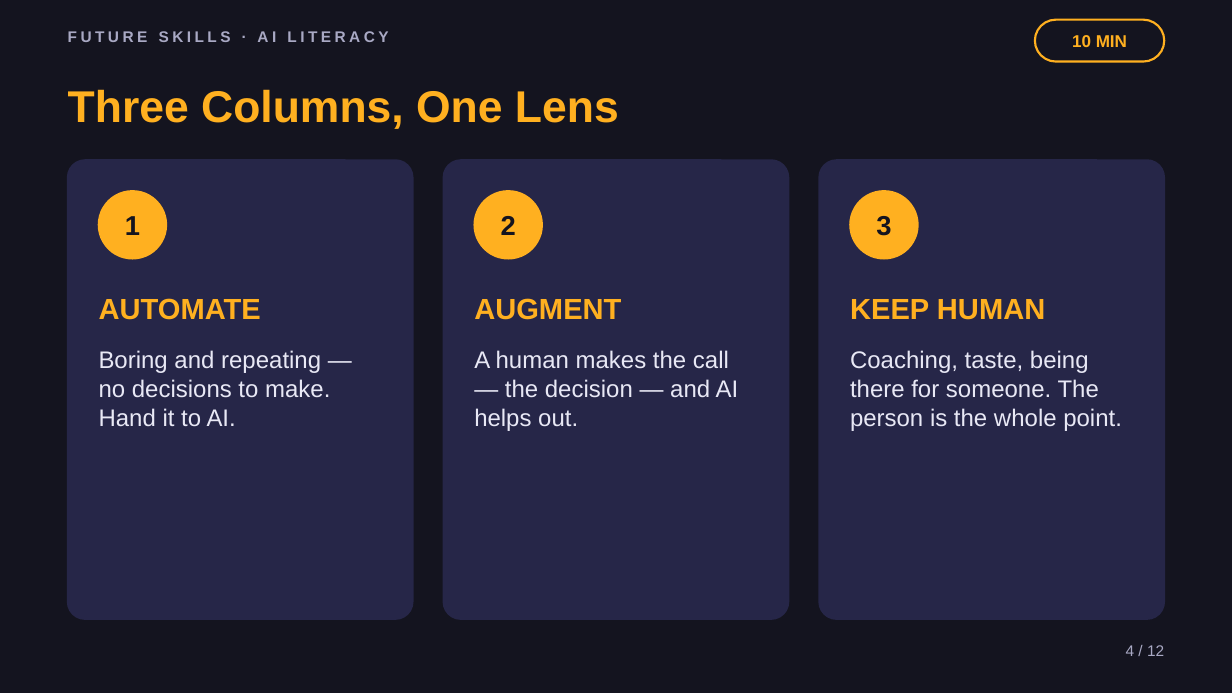
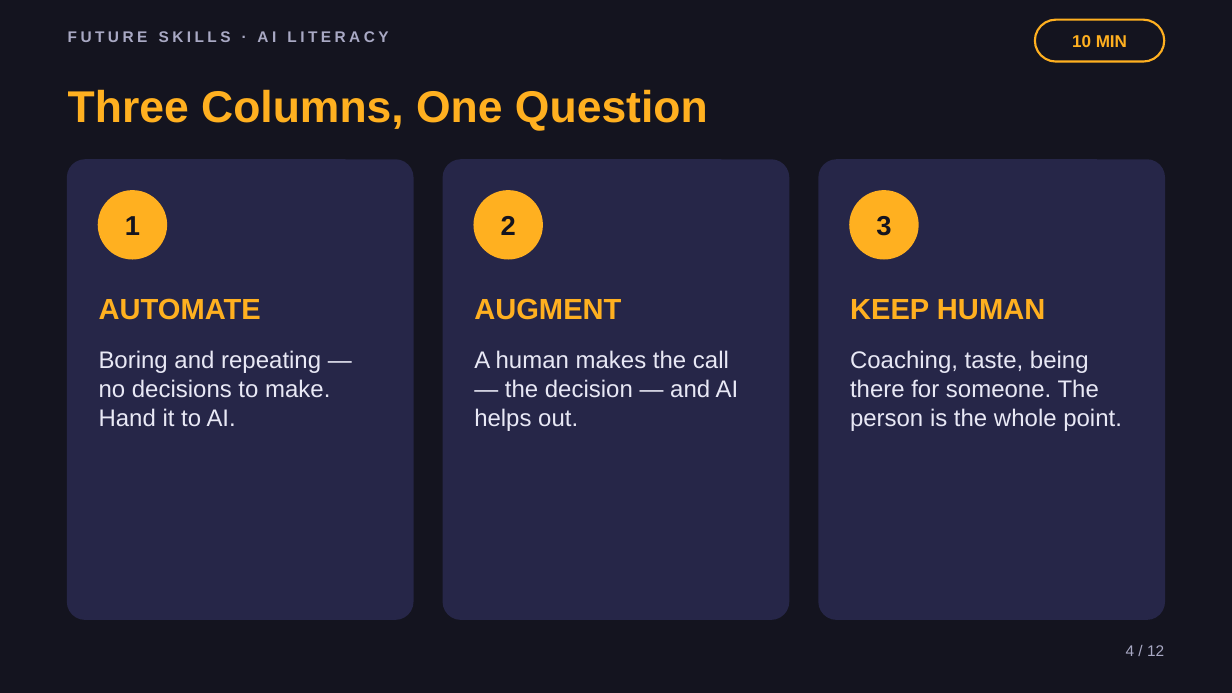
Before and after one commit to phiunit/tptphi, a slide deck: slide 4 of products/ai-boring-work/dist/Robots Do the Boring Work - Slides.pptx. Drawn at 1232x693 pixels with LibreOffice and Linux fonts; fonts in the diff are those of the drawing. Boxes give left, top, right and bottom in pixels: in the first picture for what was removed or moved away, otherwise in the second. Text is boxed around its words. In the diff, an @@ line names an element or a change of style, - is before the commit and + after.

```diff
--- a/products/ai-boring-work/dist/Robots Do the Boring Work - Slides.pptx
+++ b/products/ai-boring-work/dist/Robots Do the Boring Work - Slides.pptx
@@ text at (x1=68, y1=89, x2=708, y2=131): text changed @@
-Three Columns, One Lens
+Three Columns, One Question
```
Also in this commit, not shown: 3 other slides changed, 54 other files.
